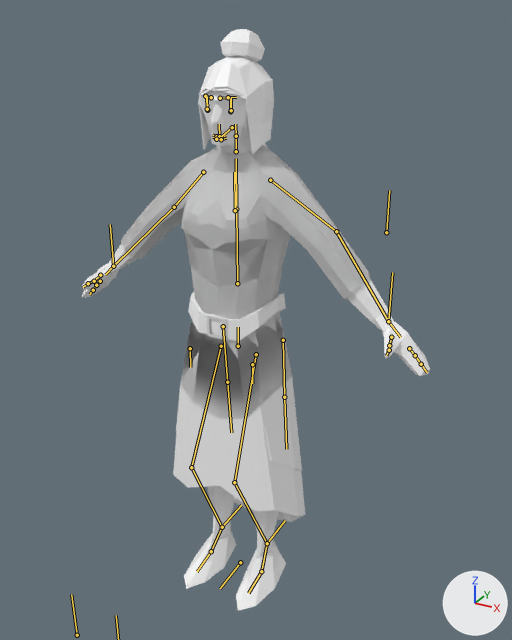
An edit to the glTF model Levels/2Misc/People/peasant_female.glb, drawn before and after from the same camera.
Before and after are seen from a 50 mm lens placed at (0.926, -1.58, 1.678), pointed at (0.034, 0.042, 0.868). Arrows for +X, +Y and +Z are at lower right; the lights stay in place. The bones that bend it are drawn over the model as lines.

In view in the first picture: 'Belt.001', 'Body.001', 'Braid.001', 'Buckle.001', 'Bun.001', 'Cap.001', 'Dress', 'Eyebrows', 'Eyes.001', 'Gloves.001', 'Lips.001', 'Ponytail.001', 'Shoes.001', 'ShortHair.001', 'Trousers.001', 'Tunic.001'.
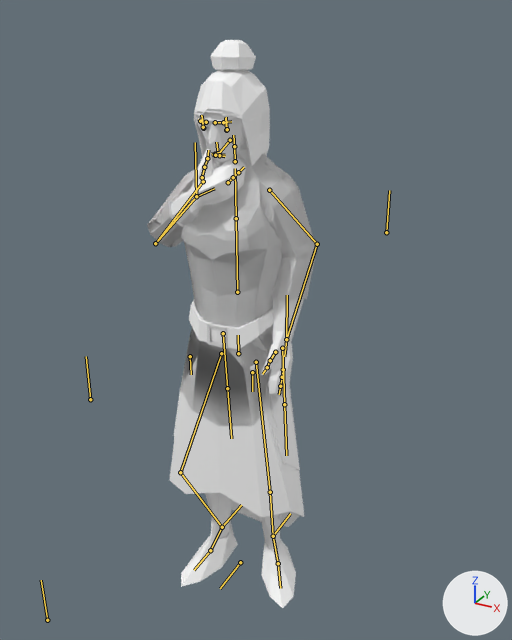
The newer file adds an action. The first version stands in its rest pose; the second is drawn at frame 1 of the action 'PensiveIdle'.

What differs and where, as boxes [x1, y1, x2, y2] in the pictures (512 x 640 px):
'Tunic.001', posed (33% narrower)
    before: [120, 145, 372, 471]
    after: [147, 154, 316, 470]
'Dress', posed
    before: [173, 384, 305, 522]
    after: [169, 391, 304, 527]
'Body.001', posed
    before: [105, 91, 394, 559]
    after: [149, 112, 304, 554]
'Gloves.001', posed (71% narrower, 119% taller)
    before: [82, 263, 430, 376]
    after: [194, 148, 293, 397]
'Shoes.001', posed (13% wider)
    before: [184, 524, 286, 611]
    after: [181, 524, 296, 608]
'Cap.001', posed
    before: [198, 57, 274, 154]
    after: [194, 70, 270, 166]
'Belt.001', posed
    before: [188, 291, 286, 341]
    after: [189, 300, 273, 350]
'Ponytail.001', posed
    before: [199, 57, 251, 103]
    after: [194, 70, 243, 120]
'Bun.001', posed
    before: [221, 29, 265, 129]
    after: [208, 40, 256, 144]
'Trousers.001', posed
    before: [207, 486, 278, 533]
    after: [205, 363, 283, 529]
'ShortHair.001', posed
    before: [199, 75, 247, 111]
    after: [195, 81, 243, 128]
'Eyebrows', posed (40% taller)
    before: [203, 95, 238, 99]
    after: [198, 118, 234, 124]
bone 'hip', root to tip
    before: (238, 346) to (238, 327)
    after: (238, 353) to (238, 335)
bone 'torso', root to tip
    before: (237, 283) to (236, 209)
    after: (237, 292) to (236, 218)
bone 'head', root to tip
    before: (236, 136) to (235, 124)
    after: (234, 146) to (233, 135)
bone 'eyebrow_middle.L', root to tip
    before: (220, 98) to (228, 97)
    after: (215, 122) to (223, 122)
bone 'upper_lip.L', root to tip
    before: (221, 137) to (226, 135)
    after: (219, 154) to (225, 155)
bone 'eyebrow_middle.R', root to tip
    before: (211, 97) to (205, 96)
    after: (206, 122) to (200, 121)
bone 'upper_arm.R', root to tip
    before: (203, 172) to (174, 207)
    after: (203, 181) to (155, 243)
bone 'middle_arm.R', root to tip
    before: (174, 207) to (113, 266)
    after: (155, 243) to (196, 196)
bone 'hand.R', root to tip
    before: (113, 266) to (105, 274)
    after: (196, 196) to (214, 188)
bone 'fingers_base.R', root to tip
    before: (100, 281) to (96, 285)
    after: (228, 182) to (233, 177)
bone 'thumb_base.R', root to tip
    before: (100, 275) to (94, 281)
    after: (202, 177) to (204, 167)
bone 'upper_arm.L', root to tip
    before: (270, 180) to (336, 231)
    after: (269, 190) to (317, 244)
bone 'middle_arm.L', root to tip
    before: (336, 231) to (388, 321)
    after: (317, 244) to (286, 339)
bone 'thumb_base.L', root to tip
    before: (391, 337) to (389, 345)
    after: (275, 352) to (270, 360)
bone 'thigh.L', root to tip
    before: (256, 354) to (234, 482)
    after: (256, 362) to (270, 492)
bone 'calf.L', root to tip
    before: (234, 482) to (267, 543)
    after: (270, 492) to (273, 536)
bone 'thigh.R', root to tip
    before: (221, 346) to (191, 467)
    after: (221, 353) to (180, 472)
bone 'calf.R', root to tip
    before: (191, 467) to (222, 527)
    after: (180, 472) to (222, 527)
bone 'controller.L', root to tip
    before: (267, 543) to (285, 520)
    after: (273, 536) to (290, 513)

The change, as a list of edits to the scene's bpy script:
```text
Change bone_hip:
    where bone_hip = bpy.data.objects['Skeleton.001'].pose.bones['hip']  # child of 'root'
    bone_hip.location: (0.0, 0.0, 0.0) -> (0.0, -0.025, 0.0)
Change bone_torso:
    where bone_torso = bpy.data.objects['Skeleton.001'].pose.bones['torso']  # child of 'hip'
    bone_torso.rotation_quaternion: (1.0, 0.0, 0.0, 0.0) -> (1.0, 0.008, 0.0, 0.0)  # degrees (0, 0, 0) -> degrees (1, 0, 0)
Change bone_head:
    where bone_head = bpy.data.objects['Skeleton.001'].pose.bones['head']  # child of 'neck'
    bone_head.rotation_quaternion: (1.0, 0.0, 0.0, 0.0) -> (0.996, 0.086, 0.0, 0.0)  # degrees (0, 0, 0) -> degrees (10, 0, 0)
Change bone_eyebrow_middle_l:
    where bone_eyebrow_middle_l = bpy.data.objects['Skeleton.001'].pose.bones['eyebrow_middle.L']  # child of 'head'
    bone_eyebrow_middle_l.location: (0.0, 0.0, 0.0) -> (0.01, -0.001, 0.002)
    bone_eyebrow_middle_l.rotation_quaternion: (1.0, 0.0, 0.0, 0.0) -> (1.0, 0.005, 0.008, -0.027)  # degrees (0, 0, 0) -> degrees (1, 1, -3)
Change bone_upper_lip_l:
    where bone_upper_lip_l = bpy.data.objects['Skeleton.001'].pose.bones['upper_lip.L']  # child of 'upper_lip_middle'
    bone_upper_lip_l.rotation_quaternion: (1.0, 0.0, 0.0, 0.0) -> (0.97, 0.043, 0.089, -0.22)  # degrees (0, 0, 0) -> degrees (3, 11, -25)
Change bone_eyebrow_middle_r:
    where bone_eyebrow_middle_r = bpy.data.objects['Skeleton.001'].pose.bones['eyebrow_middle.R']  # child of 'head'
    bone_eyebrow_middle_r.location: (0.0, 0.0, 0.0) -> (-0.01, -0.001, 0.002)
    bone_eyebrow_middle_r.rotation_quaternion: (1.0, 0.0, 0.0, 0.0) -> (0.999, 0.009, -0.013, 0.043)  # degrees (0, 0, 0) -> degrees (1, -1, 5)
Change bone_upper_arm_r:
    where bone_upper_arm_r = bpy.data.objects['Skeleton.001'].pose.bones['upper_arm.R']  # child of 'chest'
    bone_upper_arm_r.rotation_quaternion: (1.0, 0.0, 0.0, 0.0) -> (0.927, 0.351, -0.096, 0.094)  # degrees (0, 0, 0) -> degrees (41, -14, 6)
Change bone_middle_arm_r:
    where bone_middle_arm_r = bpy.data.objects['Skeleton.001'].pose.bones['middle_arm.R']  # child of 'upper_arm.R'
    bone_middle_arm_r.rotation_quaternion: (1.0, 0.0, 0.0, 0.0) -> (0.614, 0.779, 0.0, 0.127)  # degrees (0, 0, 0) -> degrees (103, -11, 9)
Change bone_hand_r:
    where bone_hand_r = bpy.data.objects['Skeleton.001'].pose.bones['hand.R']  # child of 'middle_arm.R'
    bone_hand_r.rotation_quaternion: (1.0, 0.0, 0.0, 0.0) -> (0.699, 0.261, 0.363, 0.559)  # degrees (0, 0, 0) -> degrees (52, 12, 83)
Change bone_fingers_base_r:
    where bone_fingers_base_r = bpy.data.objects['Skeleton.001'].pose.bones['fingers_base.R']  # child of 'hand.R'
    bone_fingers_base_r.rotation_quaternion: (1.0, 0.0, 0.0, 0.0) -> (0.959, 0.11, 0.106, 0.237)  # degrees (0, 0, 0) -> degrees (15, 9, 29)
Change bone_thumb_base_r:
    where bone_thumb_base_r = bpy.data.objects['Skeleton.001'].pose.bones['thumb_base.R']  # child of 'hand.R'
    bone_thumb_base_r.rotation_quaternion: (1.0, 0.0, 0.0, 0.0) -> (0.951, -0.148, 0.257, -0.082)  # degrees (0, 0, 0) -> degrees (-21, 28, -15)
Change bone_upper_arm_l:
    where bone_upper_arm_l = bpy.data.objects['Skeleton.001'].pose.bones['upper_arm.L']  # child of 'chest'
    bone_upper_arm_l.rotation_quaternion: (1.0, 0.0, 0.0, 0.0) -> (0.943, -0.062, 0.265, -0.191)  # degrees (0, 0, 0) -> degrees (-14, 28, -27)
Change bone_middle_arm_l:
    where bone_middle_arm_l = bpy.data.objects['Skeleton.001'].pose.bones['middle_arm.L']  # child of 'upper_arm.L'
    bone_middle_arm_l.rotation_quaternion: (1.0, 0.0, 0.0, 0.0) -> (0.962, 0.27, 0.0, -0.044)  # degrees (0, 0, 0) -> degrees (31, 1, -5)
Change bone_thumb_base_l:
    where bone_thumb_base_l = bpy.data.objects['Skeleton.001'].pose.bones['thumb_base.L']  # child of 'hand.L'
    bone_thumb_base_l.rotation_quaternion: (1.0, 0.0, 0.0, 0.0) -> (0.865, -0.436, -0.224, 0.108)  # degrees (0, 0, 0) -> degrees (-57, -17, 24)
Change bone_thigh_l:
    where bone_thigh_l = bpy.data.objects['Skeleton.001'].pose.bones['thigh.L']  # child of 'hip'
    bone_thigh_l.rotation_quaternion: (1.0, 0.0, 0.0, 0.0) -> (0.961, -0.001, -0.237, 0.141)  # degrees (0, 0, 0) -> degrees (-4, -27, 18)
Change bone_calf_l:
    where bone_calf_l = bpy.data.objects['Skeleton.001'].pose.bones['calf.L']  # child of 'thigh.L'
    bone_calf_l.rotation_quaternion: (1.0, 0.0, 0.0, 0.0) -> (0.998, -0.061, 0.0, -0.001)  # degrees (0, 0, 0) -> degrees (-7, 0, 0)
Change bone_thigh_r:
    where bone_thigh_r = bpy.data.objects['Skeleton.001'].pose.bones['thigh.R']  # child of 'hip'
    bone_thigh_r.rotation_quaternion: (1.0, 0.0, 0.0, 0.0) -> (0.997, 0.035, 0.055, -0.032)  # degrees (0, 0, 0) -> degrees (4, 6, -3)
Change bone_calf_r:
    where bone_calf_r = bpy.data.objects['Skeleton.001'].pose.bones['calf.R']  # child of 'thigh.R'
    bone_calf_r.rotation_quaternion: (1.0, 0.0, 0.0, 0.0) -> (0.998, -0.069, 0.0, 0.001)  # degrees (0, 0, 0) -> degrees (-8, 0, 0)
Change bone_controller_l:
    where bone_controller_l = bpy.data.objects['Skeleton.001'].pose.bones['controller.L']  # child of 'root'
    bone_controller_l.location: (0.0, 0.0, 0.0) -> (0.0, 0.041, 0.0)
```
